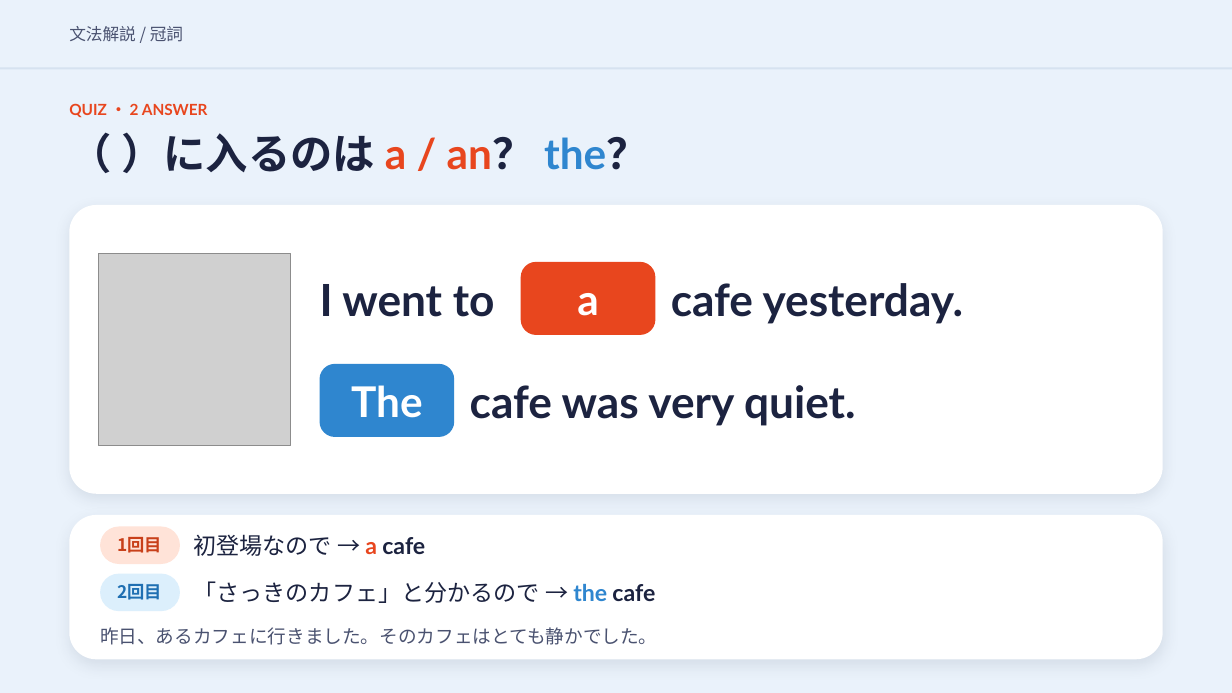
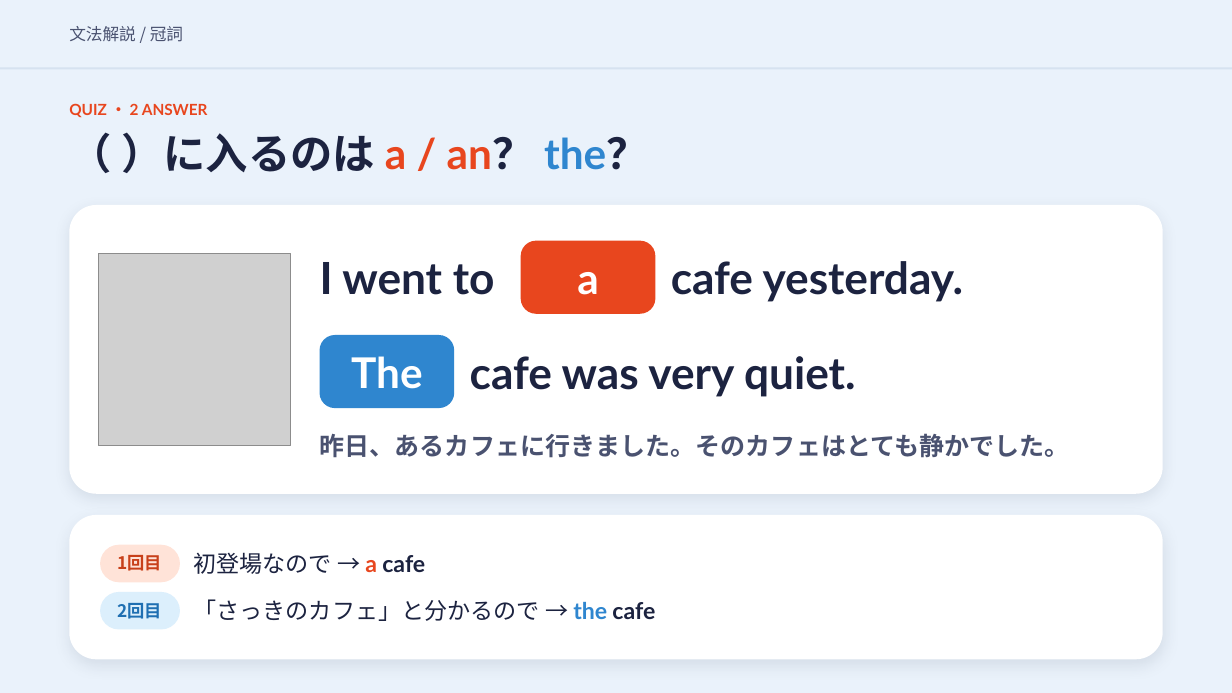
Before and after one commit to hinakajisaki-dev/hina-english, a slide deck: slide 15 of matome/a-the/a-the-slides.pptx. Drawn at 1232x693 pixels with LibreOffice and Linux fonts; fonts in the diff are those of the drawing; grey boxes stand for pictures. Boxes give left, top, right and bottom in pixels: in the first picture for what was removed or moved away, otherwise in the second. Text is boxed around its words. In the diff, an @@ line names an element or a change of style, - is before the commit and + after.

```diff
--- a/matome/a-the/a-the-slides.pptx
+++ b/matome/a-the/a-the-slides.pptx
@@ 3 texts, 1 rounded rectangle moved together from (x1=320, y1=262, x2=963, y2=335) to (x1=320, y1=240, x2=963, y2=313) @@
@@ 2 texts, 1 rounded rectangle moved together from (x1=320, y1=364, x2=856, y2=437) to (x1=320, y1=335, x2=856, y2=408) @@
@@ text "昨日、あるカフェに行きました。そのカフェはとても静かでした。" moved from (x1=100, y1=627, x2=658, y2=645) to (x1=320, y1=433, x2=1070, y2=458) @@
@@ text "昨日、あるカフェに行きました。そのカフェはとても静かでした。" at (x1=320, y1=433, x2=1070, y2=458): size 14.5 to 19.5 pt, bold on @@
@@ 4 texts, 2 rounded rectangles moved together from (x1=100, y1=527, x2=655, y2=612) to (x1=100, y1=545, x2=655, y2=630) @@
```
Also in this commit, not shown: 9 other slides changed, 4 other files.
